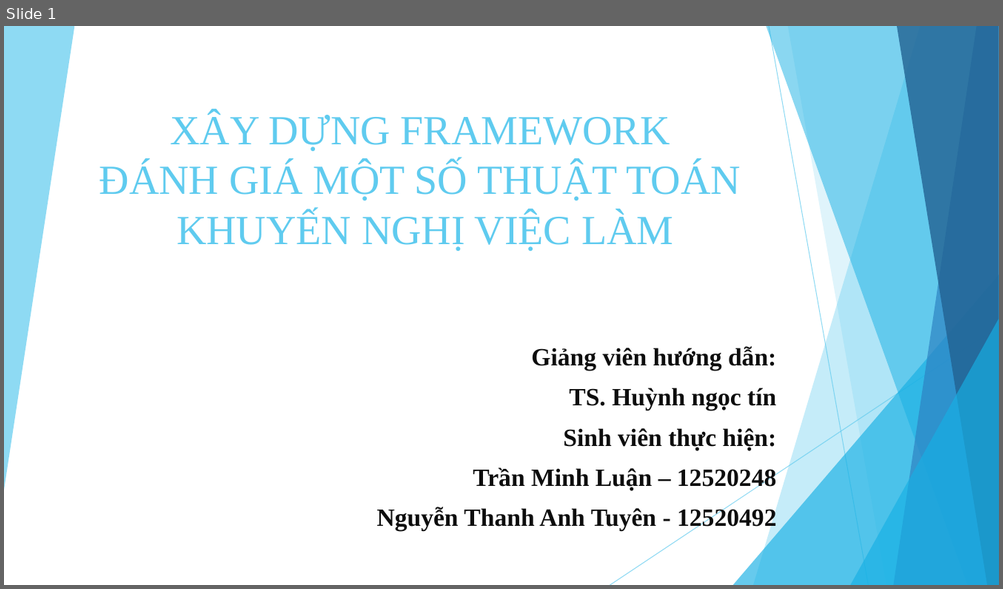
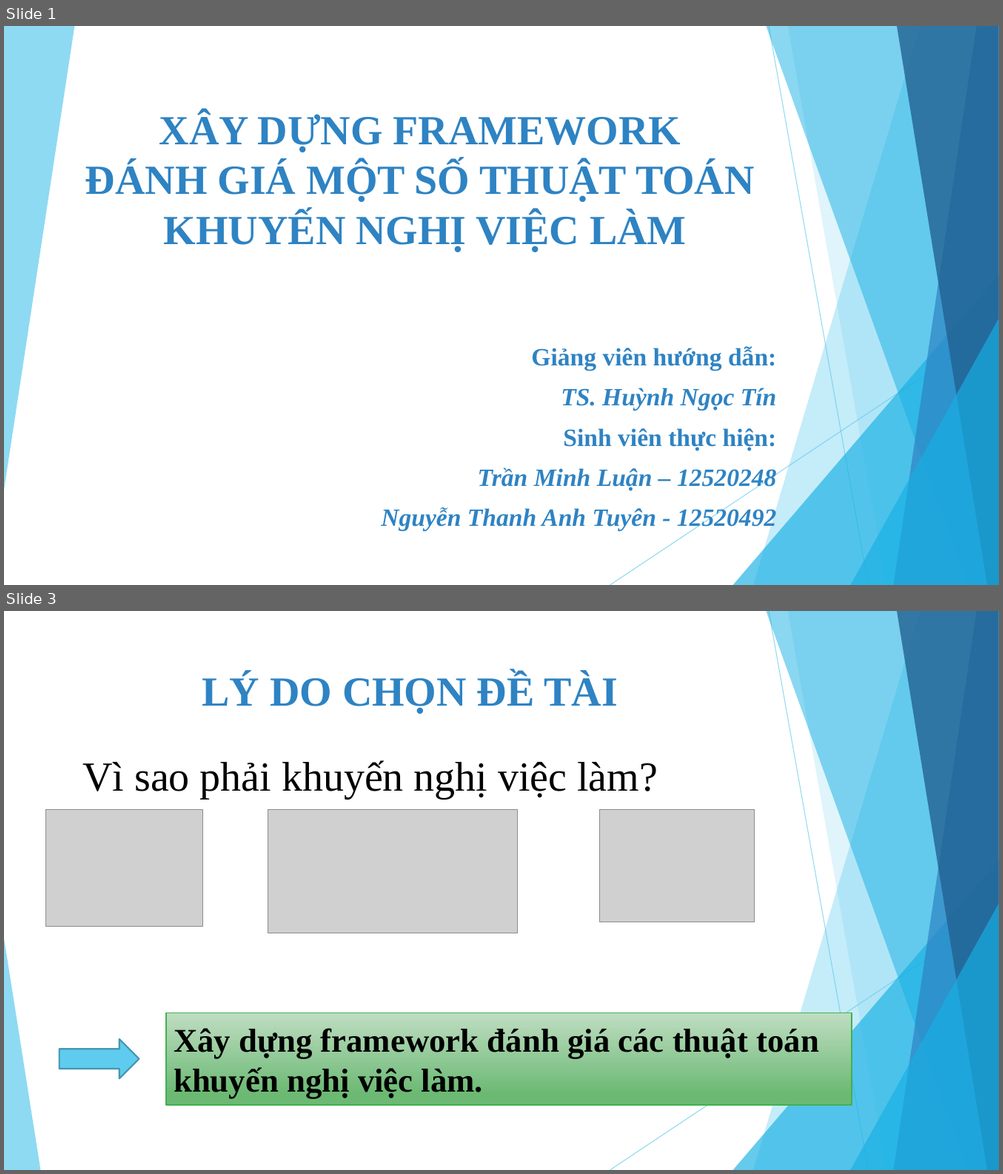
Before and after one commit to tuyennta/JobRecSys, a slide deck: Documents/Báo cáo/Bao cao KLTN_2.pptx. Shown one above the other, each under a label of ours: slide 1 before the commit, slides 1 and 3 after it; the slides between them are not shown. The pictures are 1003x589 and 1003x1174 pixels, drawn with LibreOffice and Linux fonts; fonts in the diff are those of the drawing; grey boxes stand for pictures. Boxes give left, top, right and bottom in pixels: in the first picture for what was removed or moved away, otherwise in the second. Text is boxed around its words. In the diff, an @@ line names an element or a change of style, - is before the commit and + after.

```diff
--- a/Documents/Báo cáo/Bao cao KLTN_2.pptx
+++ b/Documents/Báo cáo/Bao cao KLTN_2.pptx
@@ slide 3 added at [4, 611, 999, 1170], background #FFFFFF; not listed: 9 template elements that a slide beside it also shows @@
@@ title added at [202, 673, 617, 713], 40 pt, text #2E83C3, bold @@
+LÝ DO CHỌN ĐỀ TÀI
@@ text added at [82, 760, 657, 798], 40 pt, text #000000 @@
+Vì sao phải khuyến nghị việc làm?
@@ picture added at [46, 809, 203, 926] @@
@@ picture added at [268, 809, 518, 934] @@
@@ picture added at [600, 809, 754, 922] @@
@@ triangle added at [4, 939, 40, 1170], fill #5FCBEF at 70% opacity @@
@@ rectangle added at [166, 1013, 851, 1105], fill gradient #C0DDC2 to #6DBA74, outline #42B051 1 pt, 32 pt, text #000000, bold @@
+Xây dựng framework đánh giá các thuật toán khuyến nghị việc làm.
@@ right arrow added at [60, 1039, 139, 1079], fill #5FCBEF, outline #4696B1 1.5 pt @@
@@ slide 1 changed as well @@
@@ title "XÂY DỰNG FRAMEWORK ĐÁNH GIÁ ..." at [85, 113, 754, 252]: text colour #5FCBEF to #2E83C3, bold on @@
@@ subtitle at [381, 346, 777, 531]: text colour #0D0D0D to #2E83C3 in "Giảng viên hướng dẫn:", "Sinh viên thực hiện:", "Trần Minh Luận – 12520248", "Nguyễn Thanh Anh Tuyên - 12520492"; italic on in "Trần Minh Luận – 12520248", "Nguyễn Thanh Anh Tuyên - 12520492" @@
@@ subtitle at [560, 388, 777, 411]: text changed; text colour #0D0D0D to #2E83C3; italic on @@
-TS. Huỳnh ngọc tín
+TS. Huỳnh Ngọc Tín
```
Also in this commit, not shown: 3 other slides changed, 7 other slides added, 2 slides removed.
